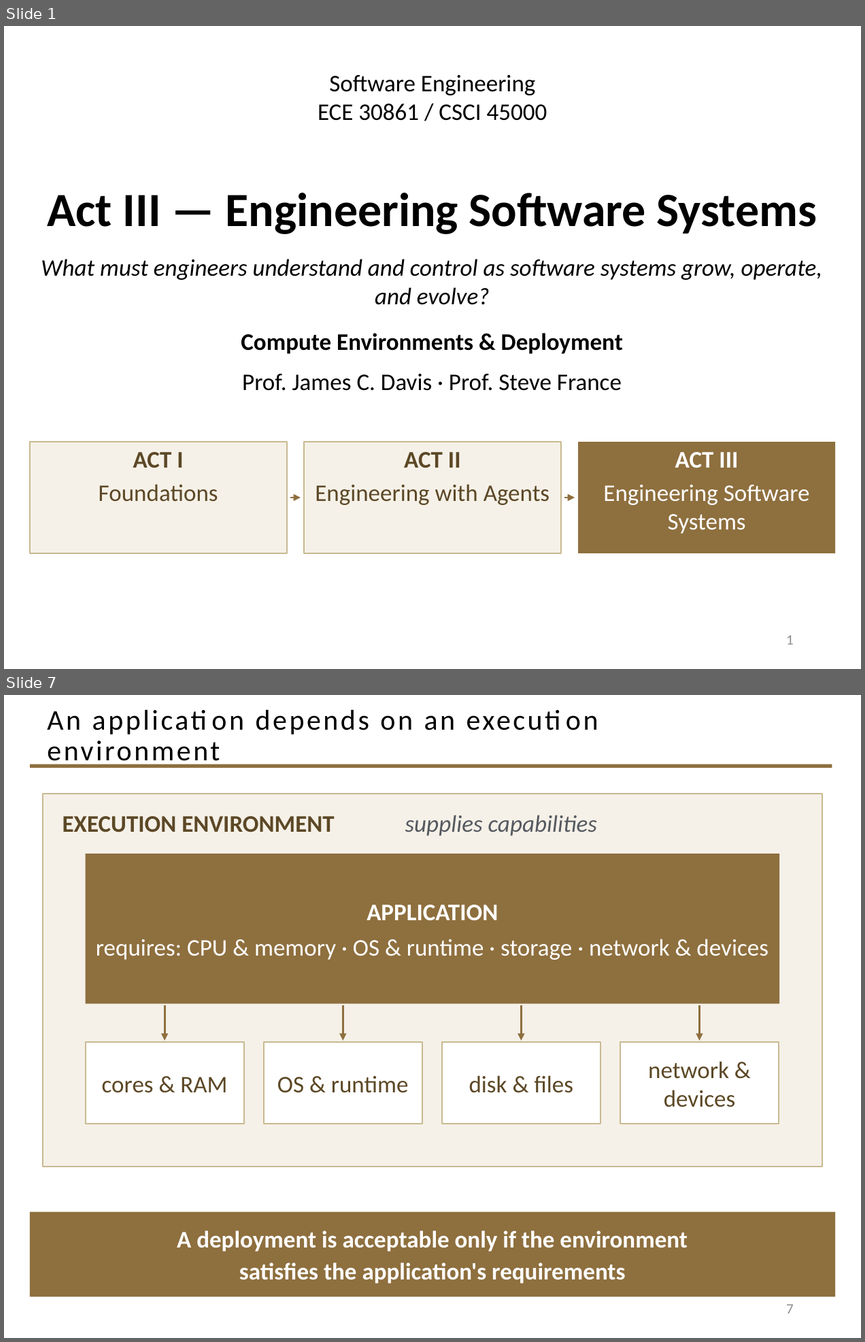
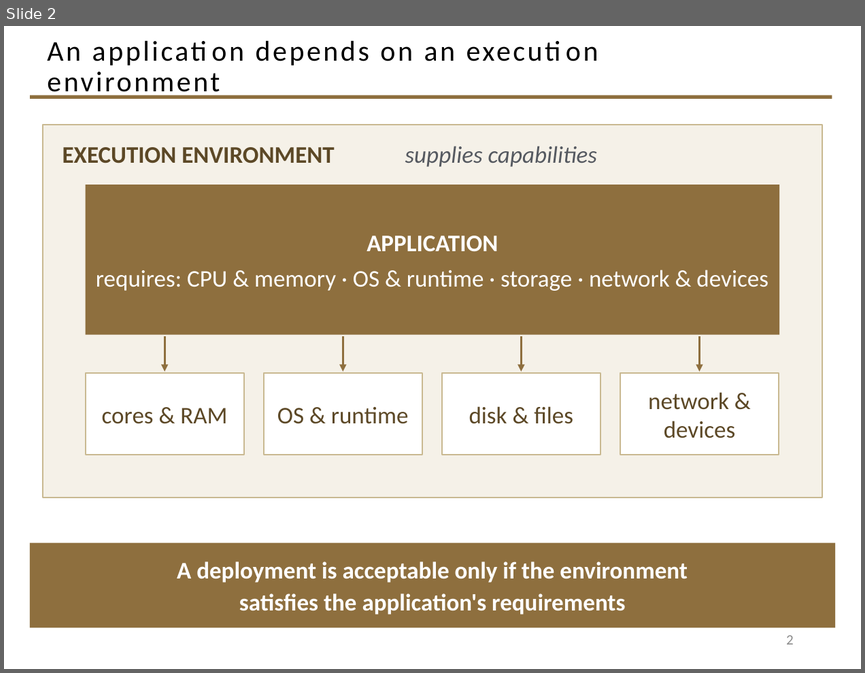
Before and after one commit to davisjam/model-based-agentic-software-engineering, a slide deck: course/lectures/act-3-software-in-the-world/02-compute-environments-and-data-management/3-1-Compute-Environments-and-Deployment.pptx. Shown one above the other, each under a label of ours: slides 1 and 7 before the commit, slide 2 after it; the slides between them are not shown. The pictures are 865x1342 and 865x673 pixels, drawn with LibreOffice and Linux fonts; fonts in the diff are those of the drawing; background and template pictures are left out. Boxes give left, top, right and bottom in pixels: in the first picture for what was removed or moved away, otherwise in the second. Text is boxed around its words. In the diff, an @@ line names an element or a change of style, - is before the commit and + after.

```diff
--- a/course/lectures/act-3-software-in-the-world/02-compute-environments-and-data-management/3-1-Compute-Environments-and-Deployment.pptx
+++ b/course/lectures/act-3-software-in-the-world/02-compute-environments-and-data-management/3-1-Compute-Environments-and-Deployment.pptx
@@ slide 1 removed at [4,26,861,669], background #FFFFFF @@
@@ text removed at [317,75,547,121] @@
-Software Engineering
-ECE 30861 / CSCI 45000
@@ text removed at [41,193,823,390] @@
-Act III — Engineering Software Systems
-What must engineers understand and control as software systems grow, operate, and evolve?
-Compute Environments & Deployment
-Prof. James C. Davis · Prof. Steve France
@@ rectangle removed at [30,441,287,553] @@
-ACT I
-Foundations
@@ rectangle removed at [304,441,561,553] @@
-ACT II
-Engineering with Agents
@@ rectangle removed at [578,441,835,553] @@
-ACT III
-Engineering Software Systems
@@ arrow removed from (290, 497) to (300, 497) @@
@@ arrow removed from (564, 497) to (575, 497) @@
@@ page number removed at [786,635,793,644] @@
-1
@@ what was slide 7 is now slide 2 @@
@@ page number at [786,635,793,644]: text changed @@
-7
+2
```
Also in this commit, not shown: 5 slides added, 5 other slides removed, 1 other file.
